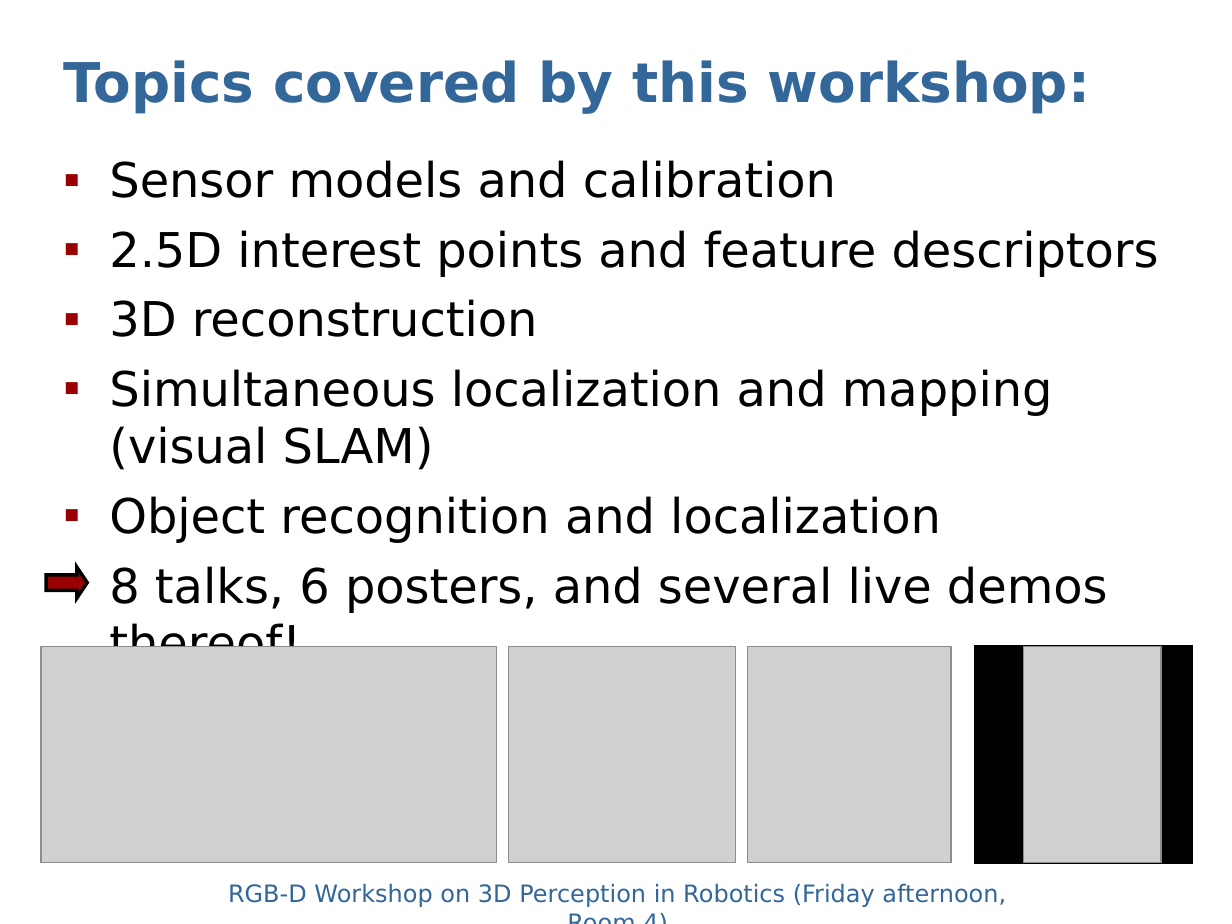
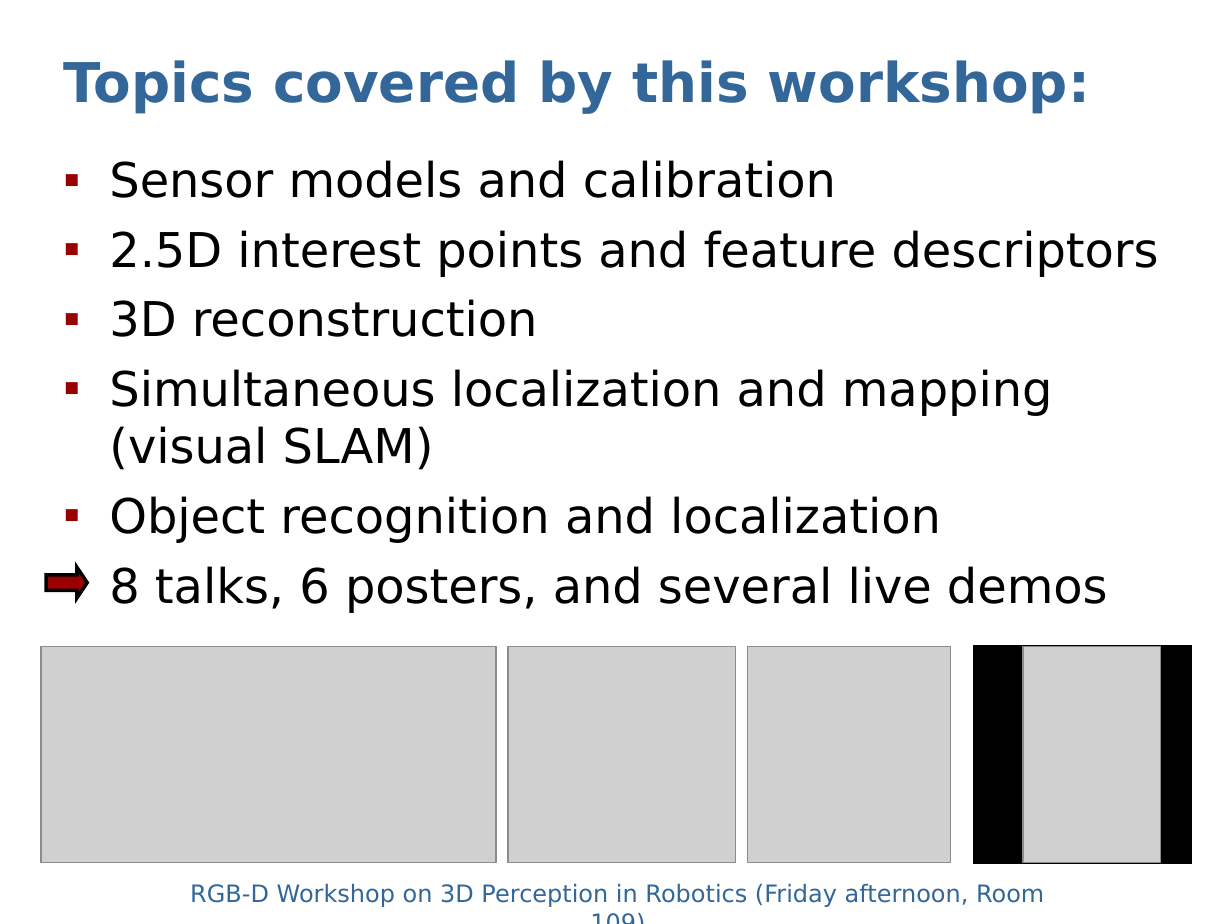
Before and after one commit to dejanpan/rgbd2011, a slide deck: slide 3 of presentations/sturm11rgbd-spotlight.ppt. Drawn at 1232x924 pixels with LibreOffice and Linux fonts; fonts in the diff are those of the drawing; grey boxes stand for pictures. Boxes give left, top, right and bottom in pixels: in the first picture for what was removed or moved away, otherwise in the second. Text is boxed around its words. In the diff, an @@ line names an element or a change of style, - is before the commit and + after.

Commit message:
update

```diff
--- a/presentations/sturm11rgbd-spotlight.ppt
+++ b/presentations/sturm11rgbd-spotlight.ppt
@@ text at [109, 566, 1108, 613]: text changed @@
-▪ 8 talks, 6 posters, and several live demos thereof!
+▪ 8 talks, 6 posters, and several live demos
@@ text at [190, 883, 1044, 907]: text changed @@
-RGB-D Workshop on 3D Perception in Robotics (Friday afternoon, Room 4)
+RGB-D Workshop on 3D Perception in Robotics (Friday afternoon, Room 109)
```
Also in this commit, not shown: 2 other slides changed.
